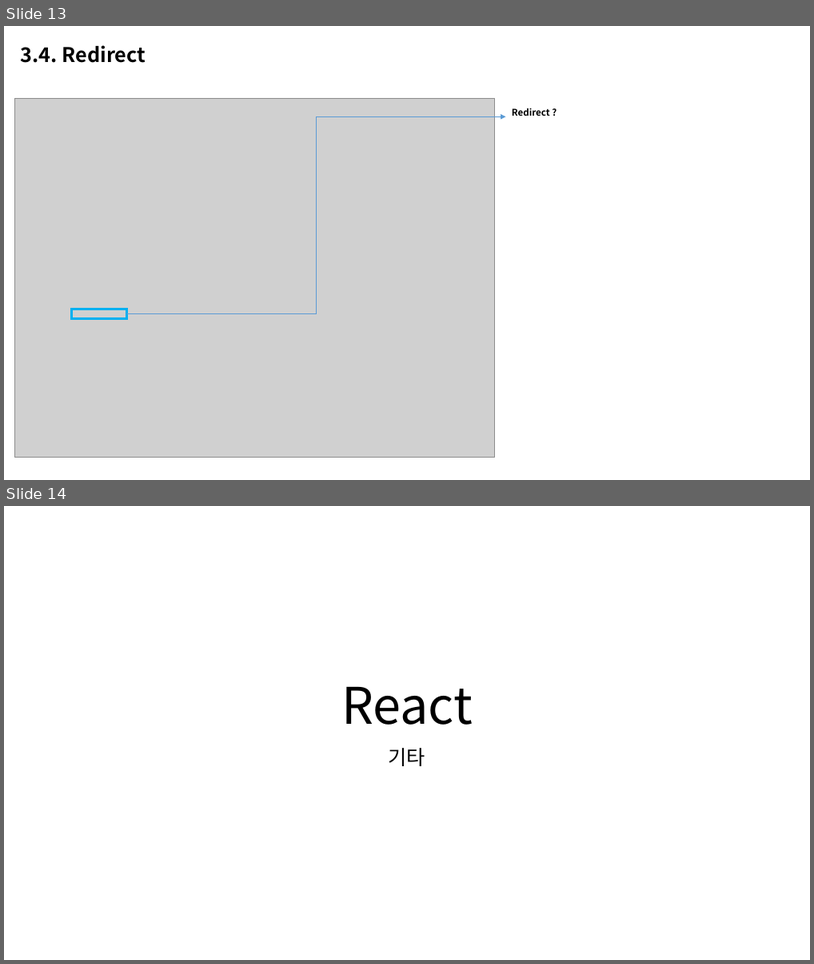
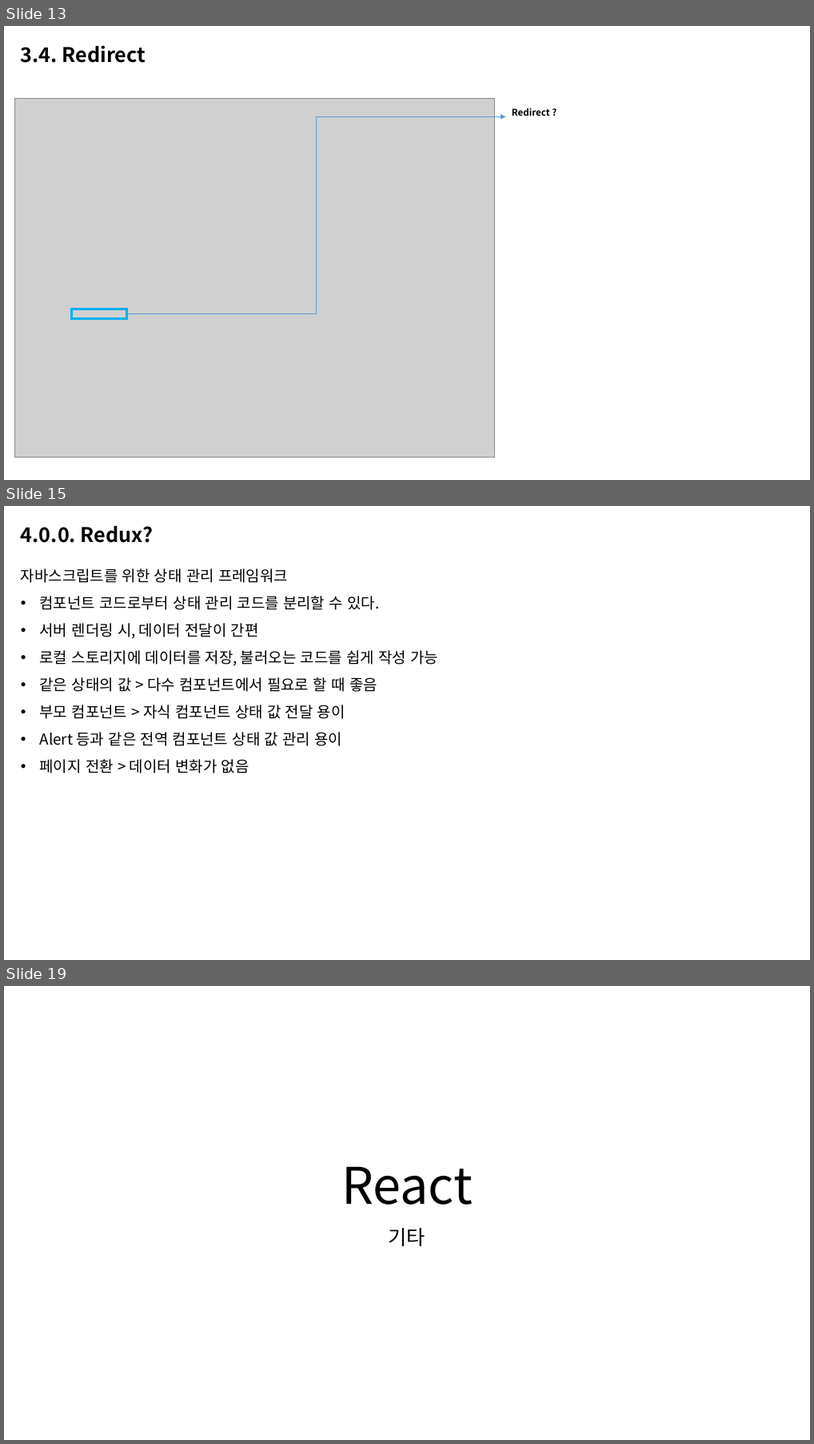
Before and after one commit to junni3h/insummnia, a slide deck: docs/리액트 정리.pptx. Shown one above the other, each under a label of ours: slides 13 and 14 before the commit, slides 13, 15 and 19 after it; the slides between them are not shown. The pictures are 814x964 and 814x1444 pixels, drawn with LibreOffice and Linux fonts; fonts in the diff are those of the drawing; grey boxes stand for pictures. Boxes give left, top, right and bottom in pixels: in the first picture for what was removed or moved away, otherwise in the second. Text is boxed around its words. In the diff, an @@ line names an element or a change of style, - is before the commit and + after.

```diff
--- a/docs/리액트 정리.pptx
+++ b/docs/리액트 정리.pptx
@@ slide 15 added at [4, 506, 810, 960], background #FFFFFF @@
@@ text added at [21, 526, 154, 543], 24 pt, text #000000, bold @@
+4.0.0. Redux?
@@ text added at [21, 568, 438, 773], 18 pt, text #000000 @@
+자바스크립트를 위한 상태 관리 프레임워크
+• 컴포넌트 코드로부터 상태 관리 코드를 분리할 수 있다.
+• 서버 렌더링 시, 데이터 전달이 간편
+• 로컬 스토리지에 데이터를 저장, 불러오는 코드를 쉽게 작성 가능
+• 같은 상태의 값 > 다수 컴포넌트에서 필요로 할 때 좋음
+• 부모 컴포넌트 > 자식 컴포넌트 상태 값 전달 용이
+• Alert 등과 같은 전역 컴포넌트 상태 값 관리 용이
+• 페이지 전환 > 데이터 변화가 없음
@@ what was slide 14 is now slide 19 @@
```
Also in this commit, not shown: 4 other slides added.
